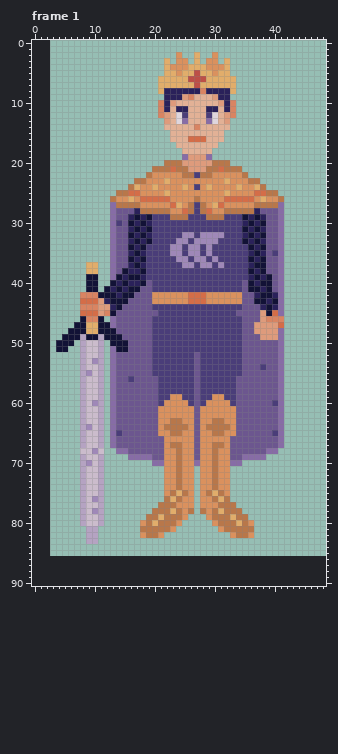
Pixel-art file: src/assets/files/king.aseprite. Above, as it was before the edit.
49x87 pixels, 14 frames. Shown: frame 1. The old version is drawn lined up with the new one, on the new canvas. The commit also changed other frames, which this record leaves out.
Now the later version:
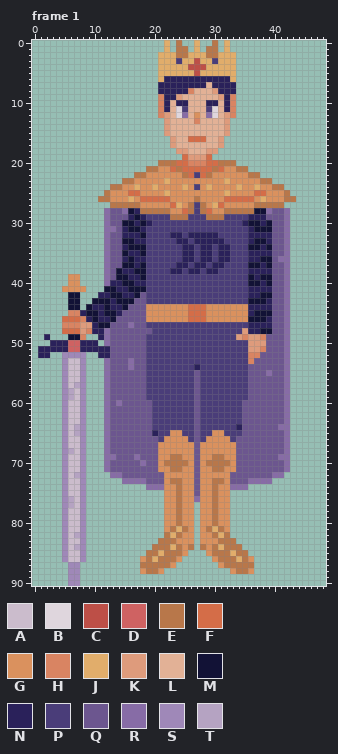
Palette (. is transparent): A #cbbccc  B #dfd6dd  C #bd4f47  D #cf6262  E #b8774a  F #d46d48  G #da915e  H #d98462  J #e1ad6b  K #de9b7c  L #e2b196  M #121236  N #2a215a  P #4a3d79  Q #6c568f  R #876ca6  S #9f88b8  T #b5a3c2
Change:
canvas 49x87 -> 49x91, the old top-left corner now at 3,-1 (the part of the old canvas that was cut away was empty and is not shown)
Changed rows in their new state; - is an unchanged pixel.
Frame 1:
first column x 1:
 0 ---------------------J-E--J--E-J-----------
 1 ---------------------J-EE-J-EE-J-----------
 2 --------------------JJJEEJ-JEEJJJ----------
 3 --------------------J-JPJJCJJPJ-J----------
 4 --------------------J-JJJCCCJJJ-J----------
 5 --------------------J--J-----J--J----------
 6 ---------------------NNNNNNNNNNN-----------
 7 --------------------NNNNNNNNLNNNN----------
 8 --------------------N----HLLLK--N----------
 9 --------------------H--KLL---LK-H----------
10 ----------------------LNN---NNL------------
11 -----------------------BP---PB-------------
12 ------------------------R-G-R--------------
13 -----------------------LL-H-LL-------------
14 ---------------------K----L----K-----------
15 ---------------------K---------K-----------
16 ----------------------K-------K------------
17 ----------------------K-------K------------
18 -----------------------KK---KK-------------
19 ------------------------F---F--------------
20 --------------------E--FFHHHFF--E----------
21 ------------------E-GG--FFFFF--GG-E--------
22 ----------------EEG------F-F------GEE------
23 --------------EEGG-----------------GGEE----
24 ------------EEGG---------------------GGEE--
25 -----------EGGG-----------------------GGGE-
26 ----------EEG---------------------------GEE
27 ------------E---------------------------E--
28 -----------RQ-RM--------------------MMR-QR-
29 -----------RQ-----P---------------P-N---QR-
30 -----------RQQM---------------------MNM-QR-
31 -----------R--NM--P---------------P--MM-QR-
32 -----------RQ-NN--P---NNPNNNNNP---PN-NN-QR-
33 -----------RQ-MMN-P----NN-NNNNN---P--MN-QR-
34 -----------RQ-N-M-----PPNNPNN-NN----MNM-QR-
35 -----------RQ-M-NM----PPNNPNN-NN----N-NQQR-
36 -----------RQ-N--N-----PNNPNNPNN---N--M--R-
37 --------..-RQ-MMNM-----NNPNNPNN----M-NM-QR-
38 --------..-RQMN-M-----NN-NN-NN-----N-NN-QR-
39 -----GG-..-RQ-MNNM-----------------MNM--QR-
40 -----GG-..-RN--M-NP---------------P-MN--QR-
41 ----GGGG..--MN---MP---------------PNN-N-QR-
42 -----MM...NN-MNNM-PPPPPPPPPPPPPPPPPN---QQR-
43 -----MM..MMMN--M--PPPPPPPPPPPPPPPPPM---QQR-
44 -----MM.MNNM-NM---GGGGGGGFFFGGGGGGGNN-NQQR-
45 -----HHNMMNM-N----GGGGGGGFFFGGGGGGGNMM-QQR-
46 ----FFFHNMNNM-----GGGGGGGFFFGGGGGGGMMMNQQR-
47 ----HHHKKN--Q--R--P---------------PNNNNQQR-
48 ----FFFKHNNRQ---------------------KNNMMQQR-
49 -N--.--H..NRQQ----P--------------KHKKHQQQR-
50 --NNNDDNNN.RQQQ---P---------------PKKK--QR-
51 NNNNNDDNNNNNQQQ---P---------------PKKH--QR-
52 NN--SSSS..NNQ-----P-------P-------PHH---QR-
53 ----SAAS...RQ--R--P-------P-------PH----QR-
54 ----SAAS...RQ--R--P-------N-------P--Q--QR-
55 ----SAAS...RQ-----P---------------P---R-QR-
56 ----SAAS...RQ--Q--PP-------------PP-----QR-
57 ----SATS...RQ-----PP-------------PP-----QR-
58 ----STAS...RQ-----PP-------------PP-----QR-
59 ----STAS...RQ-----PP--PP-----PP--PP-----QR-
60 ----SAAS...RQR-----P-PPPP---PPPP-P-----QQR-
61 ----SAAS...RQ------PPPPPPP-PPPPPPP------QR-
62 ----SAAS...RQ------PPPPPPP-PPPPPPP------QR-
63 ----SAAS...RQ------PPPPPPP-PPPPPPP------QR-
64 ----SATS...RQ------PPPPPPP-PPPPPPN-------R-
65 ----SATS...RQQ-----NPPGGPP-PPGGPPP-----QQR-
66 ----SAAS...RQ-------P----P-P----P-------QR-
67 ----SAAS...RQ-------G-GG-----GG-G-------QR-
68 ----STAS...RQQQ-----G--G-----G--G-----QQQR-
69 ----SAAS...RRQQQ-QQ-G-E-------E-G-QQQQQQRR-
70 ----SAAS...RQQQQQRQQGEE-E-Q-E-EEGQQQQQQQQR-
71 ----SAAS...RQQQQQQQQG-E---Q---E-GQQQQQQQQR-
72 ----SATS...-RRQQQQQQQ--G--Q--G--QQQQQQQRR--
73 ----SAAS...---RRRRQQQ-E---Q---E-QQQRRRR----
74 ----SAAS...-------RRR-----Q-----RRR--------
75 ----SAAS...-----------GEG-Q-GEG------------
76 ----STAS...----------GG---R---GG-----------
77 ----STAS...---------.GGE-----EGG.----------
78 ----SAAS...--------..GG--G-G--GG..---------
79 ----SAAS...-------...GG--G-G--GG...--------
80 ----SAAS...------....GGEGG-GGEGG....-------
81 ----SAAS..-------....GEJEG-GEJEG....-------
82 ----SATS..-------....EJEGG-GGEJE....-------
83 ----SAAS..----------EEEGGG-GGGEEE----------
84 ----SATS-----------EEEJEGE-EGEJEEE---------
85 ----SAAS----------EEJEEEG---GEEEJEE--------
86 ----SAAS---------GEJEEEG-----GEEEJEG-------
87 -----SS----------EEEEEG-------GEEEEE-------
88 -----SS----------GEEG-----------GEEG-------
89 -----SS------------------------------------
90 -----SS------------------------------------
Pixel boxes of the changes (left, top, right, bottom) in both pictures:
changed: (38, 40, 296, 586)
